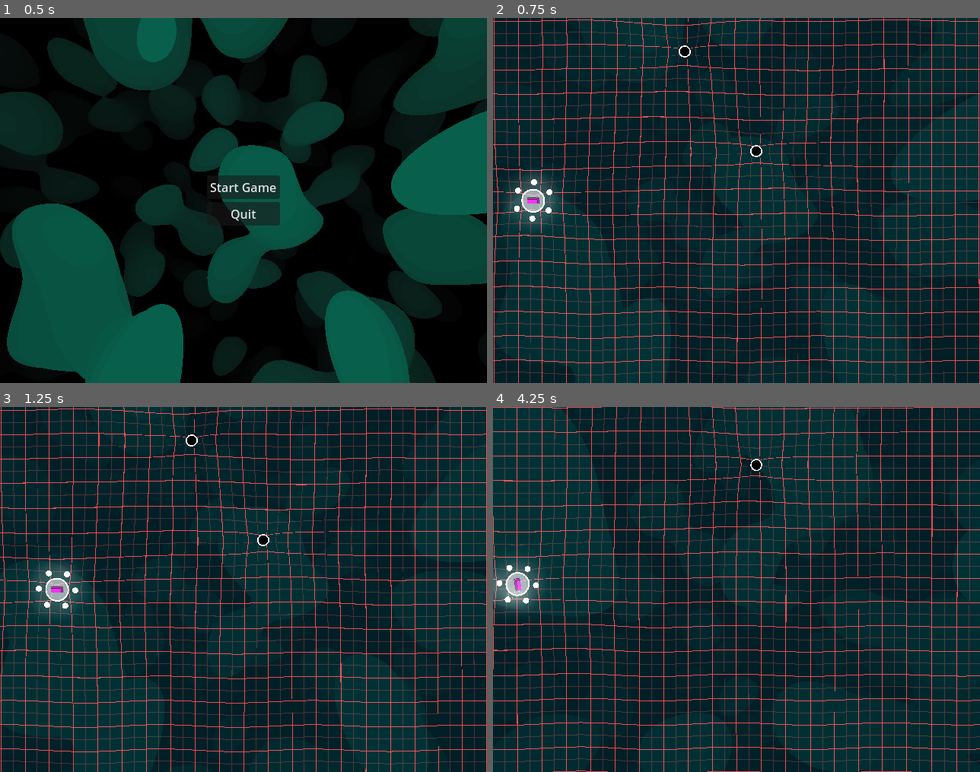
Above: before the commit, frames 1-4 (two rows, left to right).
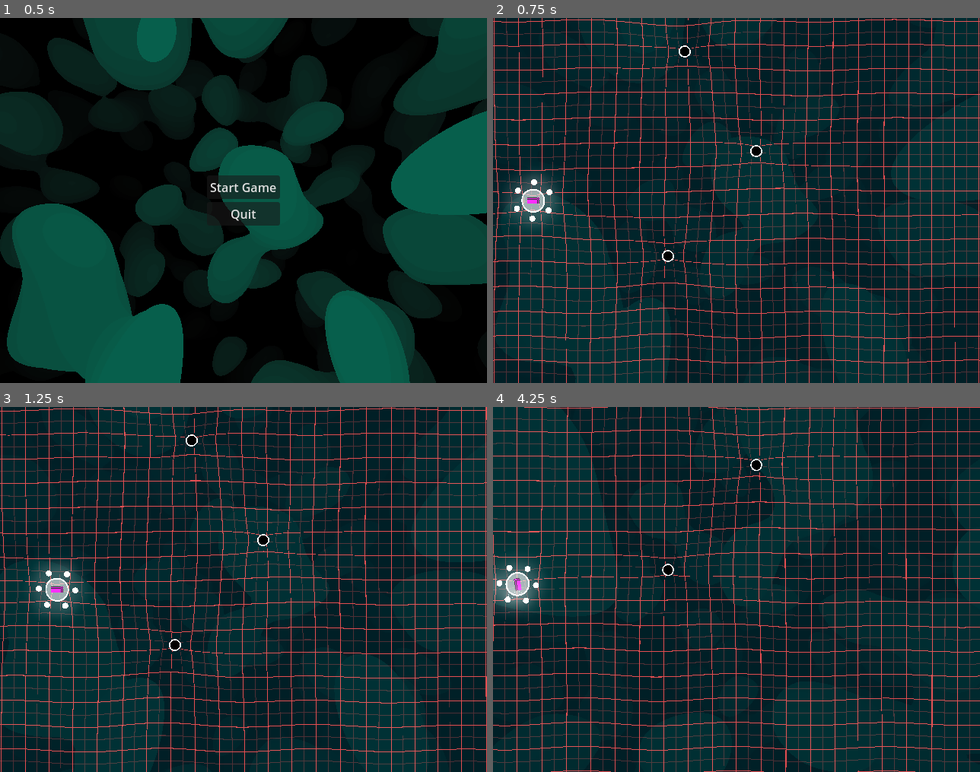
Above: after the commit, the same moments.

Repository: 3xcpy/roguelike-arcade-driving
Game: Godot game, scene res://scenes/main.tscn
Two runs of this game, one before a commit and one after it. Both use one fixed random seed, a clock stepped at 60 frames per second and the inputs below. The engine's default icon, where the game draws it, is replaced by a stand-in: a white triangle on a blue panel in a dark square.
Inputs:
- Up to frame 1 (0.5 s): no input
- Up to frame 2 (0.75 s): click "Start Game" at 0.5 s
- Up to frame 3 (1.25 s): no input
- Up to frame 4 (4.25 s): tap Enter (ui_accept) at 1.25, 1.52, 2.27, 3.77 s; hold Right (steer_right) 1.28-2.03 s; tap Alt at 1.35, 2.85 s; hold Down 2.03-2.78 s; tap Shift at 2.1, 3.6 s; hold Right (steer_right) 2.78-3.53 s; hold Up from 3.53 s (still down)

Frame 1 is identical in both runs. In frame 2, 9.0% of the frame differs, in the area x 0-100%, y 0-100%; in frame 3, 9.5%; in frame 4, 9.8%.

Commit message:
adjusted map size
It kinda sucks that I have to change it in 3 different places (floor, boundaries and camera limits). Maybe an editor script?

Diff:
--- a/scenes/player.tscn
+++ b/scenes/player.tscn
@@ -72,8 +72,8 @@
 [node name="Camera2D" type="Camera2D" parent="."]
 limit_left = 0
 limit_top = 0
-limit_right = 4096
-limit_bottom = 4096
+limit_right = 2000
+limit_bottom = 1500
 position_smoothing_enabled = true
 
 [node name="Sprite2D" type="Sprite2D" parent="."]
--- a/scenes/stage.tscn
+++ b/scenes/stage.tscn
@@ -52,8 +52,8 @@
 z_index = -100
 texture_repeat = 2
 material = SubResource("ShaderMaterial_6c5u0")
-offset_right = 4096.0
-offset_bottom = 4096.0
+offset_right = 2000.0
+offset_bottom = 1500.0
 pivot_offset = Vector2(74, 114)
 texture = ExtResource("2_gi7kc")
 expand_mode = 1
@@ -72,11 +72,11 @@
 shape = SubResource("WorldBoundaryShape2D_st0q7")
 
 [node name="CollisionShape2D3" type="CollisionShape2D" parent="Boundaries"]
-position = Vector2(4096, 4096)
+position = Vector2(2000, 1500)
 shape = SubResource("WorldBoundaryShape2D_1hwpr")
 
 [node name="CollisionShape2D4" type="CollisionShape2D" parent="Boundaries"]
-position = Vector2(4096, 4096)
+position = Vector2(2000, 1500)
 shape = SubResource("WorldBoundaryShape2D_dexii")
 
 [node name="Enemy" parent="." instance=ExtResource("7_st0q7")]
@@ -85,4 +85,7 @@
 [node name="Enemy2" parent="." instance=ExtResource("7_st0q7")]
 position = Vector2(346, 204)
 
+[node name="Enemy3" parent="." instance=ExtResource("7_st0q7")]
+position = Vector2(230, 342)
+
 [node name="BackgroundLayer" parent="." instance=ExtResource("7_1hwpr")]
